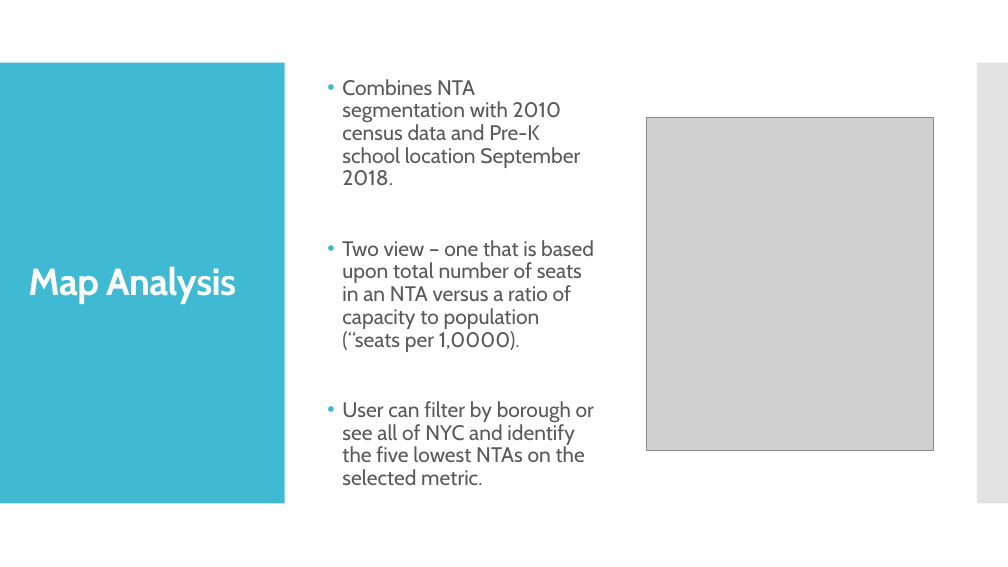
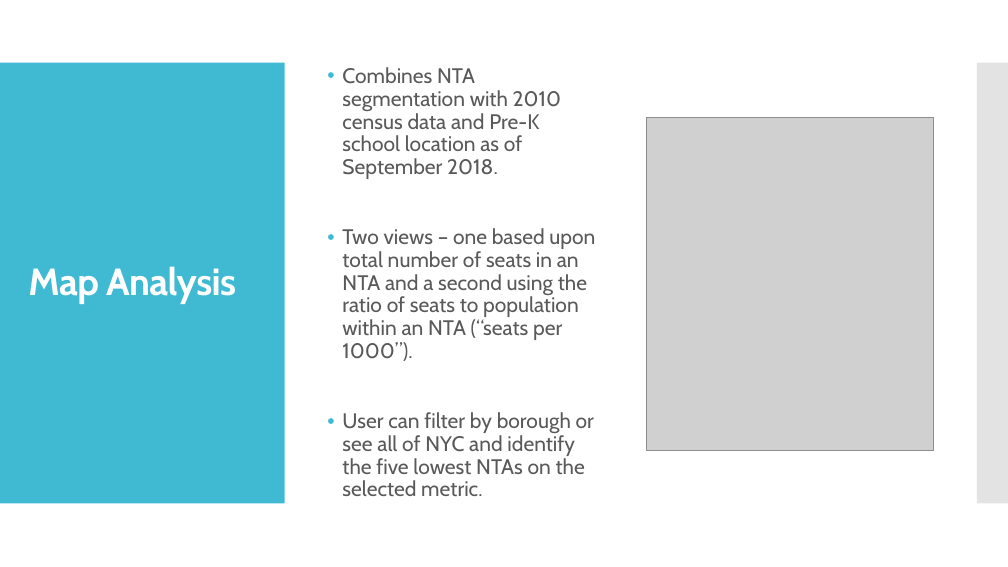
Before and after one commit to jwattier/nycdsa_shiny_proj, a slide deck: slide 7 of presentation/Little Rascals PK Schools in NYC.pptx. Drawn at 1008x567 pixels with LibreOffice and Linux fonts; fonts in the diff are those of the drawing; grey boxes stand for pictures. Boxes give left, top, right and bottom in pixels: in the first picture for what was removed or moved away, otherwise in the second. Text is boxed around its words. In the diff, an @@ line names an element or a change of style, - is before the commit and + after.

Commit message:
small update to UI and updated presentation

```diff
--- a/presentation/Little Rascals PK Schools in NYC.pptx
+++ b/presentation/Little Rascals PK Schools in NYC.pptx
@@ text at [342,67,595,361]: text changed @@
-• Combines NTA segmentation with 2010 census data and Pre-K school location September 2018.
-• Two view – one that is based upon total number of seats in an NTA versus a ratio of capacity to population (“seats per 1,0000).
+• Combines NTA segmentation with 2010 census data and Pre-K school location as of September 2018.
+• Two views – one based upon total number of seats in an NTA and a second using the ratio of seats to population within an NTA (“seats per 1000”).
```
Also in this commit, not shown: 7 other slides changed, 4 other files.
